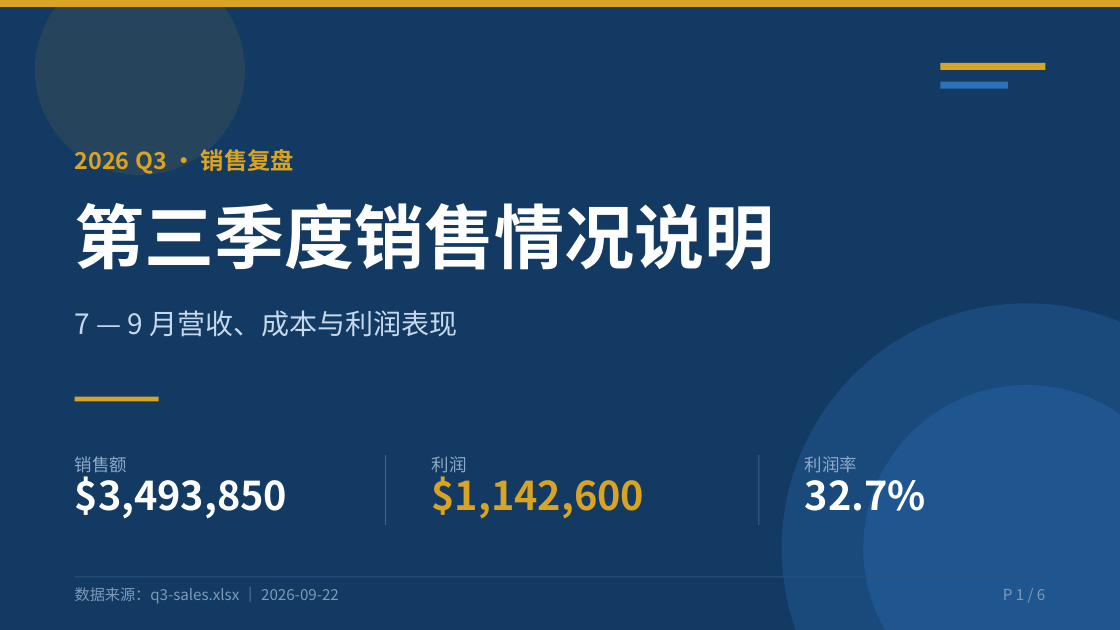
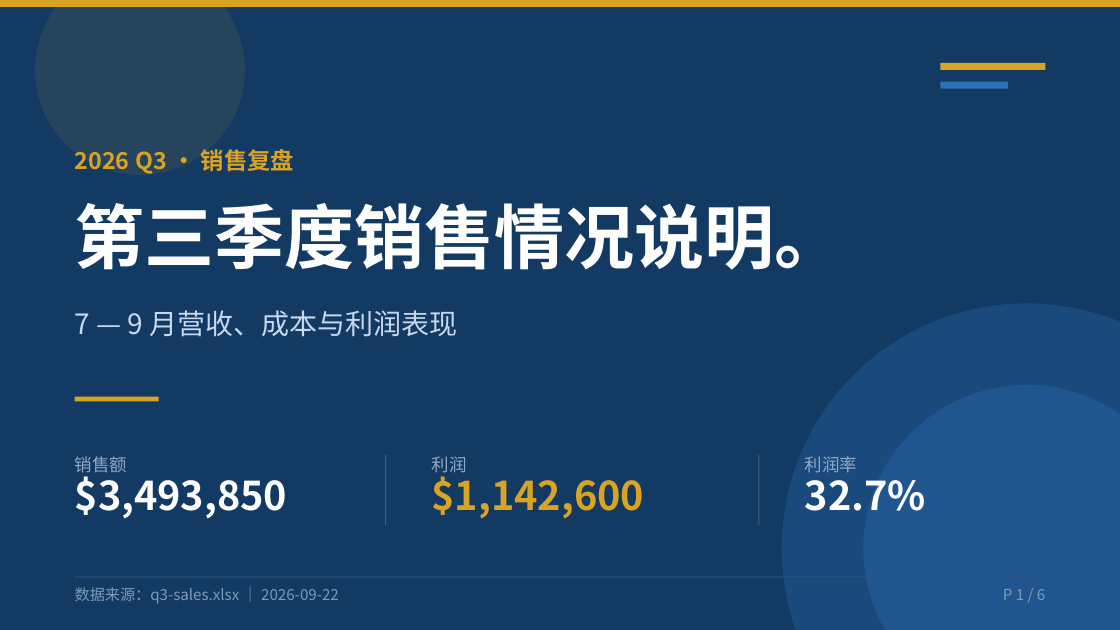
Before and after one commit to William2333ZZ/mywork-deepseekharness, a slide deck: slide 1 of slide-recap.pptx. Drawn at 1120x630 pixels with LibreOffice and Linux fonts; fonts in the diff are those of the drawing. Boxes give left, top, right and bottom in pixels: in the first picture for what was removed or moved away, otherwise in the second. Text is boxed around its words. In the diff, an @@ line names an element or a change of style, - is before the commit and + after.

```diff
--- a/slide-recap.pptx
+++ b/slide-recap.pptx
@@ text at box(75, 203, 845, 270): text changed @@
-第三季度销售情况说明
+第三季度销售情况说明。
```
Also in this commit, not shown: 1 other file.
